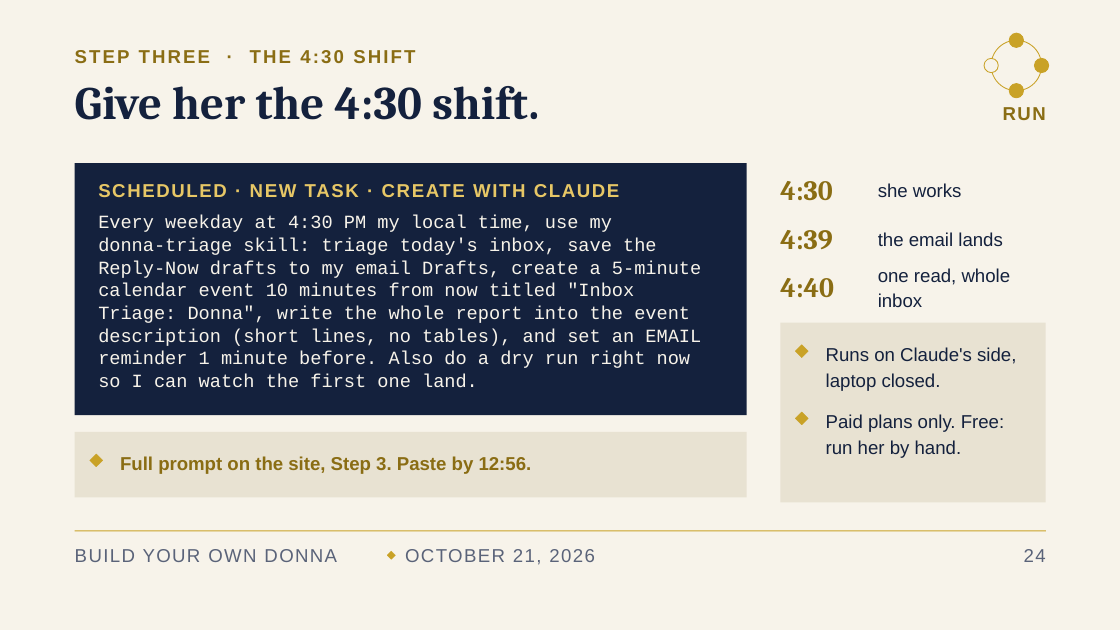
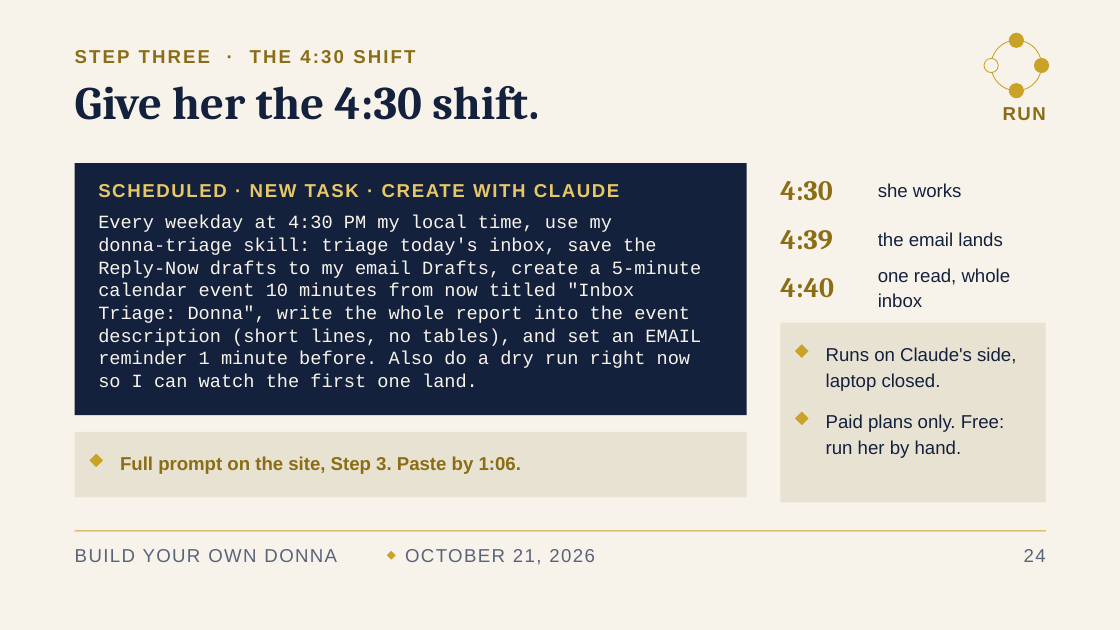
Before and after one commit to denisekgosnell/Donna, a slide deck: slide 25 of decks/build-your-own-donna-v3.pptx. Drawn at 1120x630 pixels with LibreOffice and Linux fonts; fonts in the diff are those of the drawing. Boxes give left, top, right and bottom in pixels: in the first picture for what was removed or moved away, otherwise in the second. Text is boxed around its words. In the diff, an @@ line names an element or a change of style, - is before the commit and + after.

```diff
--- a/decks/build-your-own-donna-v3.pptx
+++ b/decks/build-your-own-donna-v3.pptx
@@ text at [120, 456, 521, 474]: text changed @@
-Full prompt on the site, Step 3. Paste by 12:56.
+Full prompt on the site, Step 3. Paste by 1:06.
```
Also in this commit, not shown: 17 other slides changed, 11 other files.
